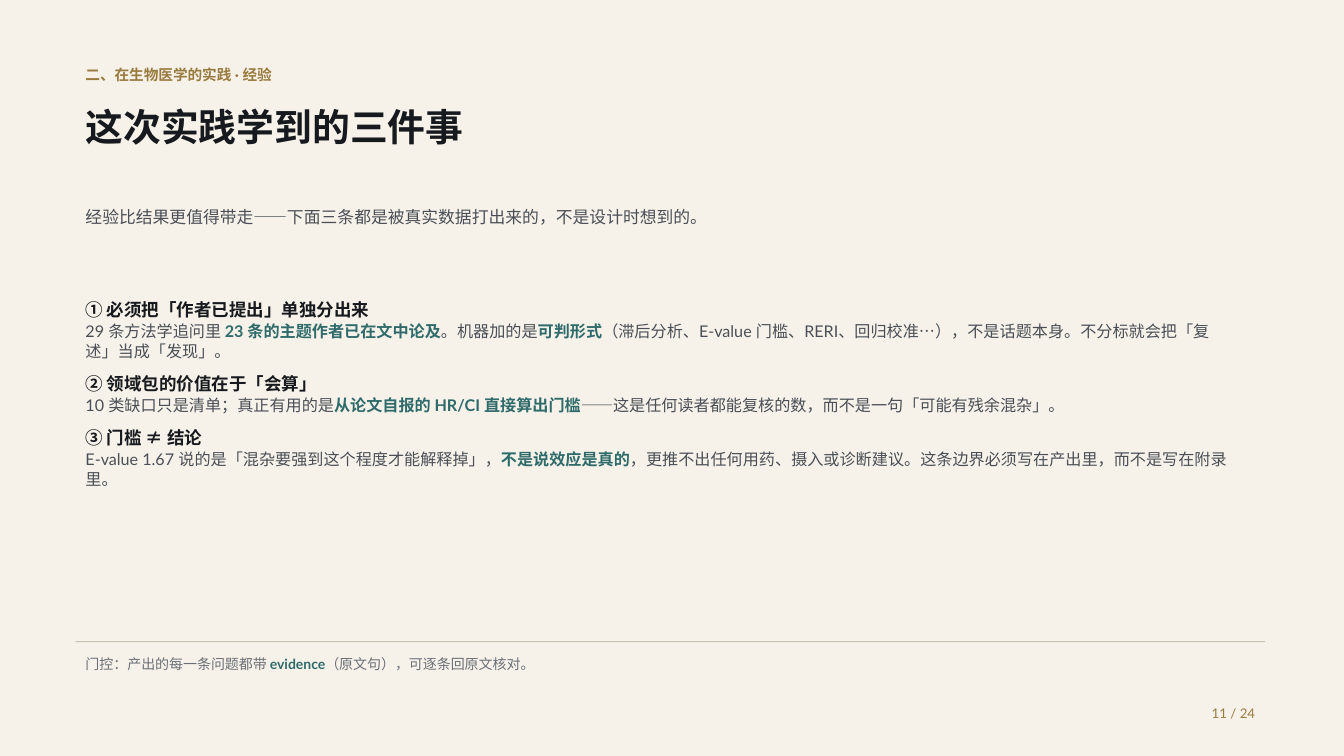
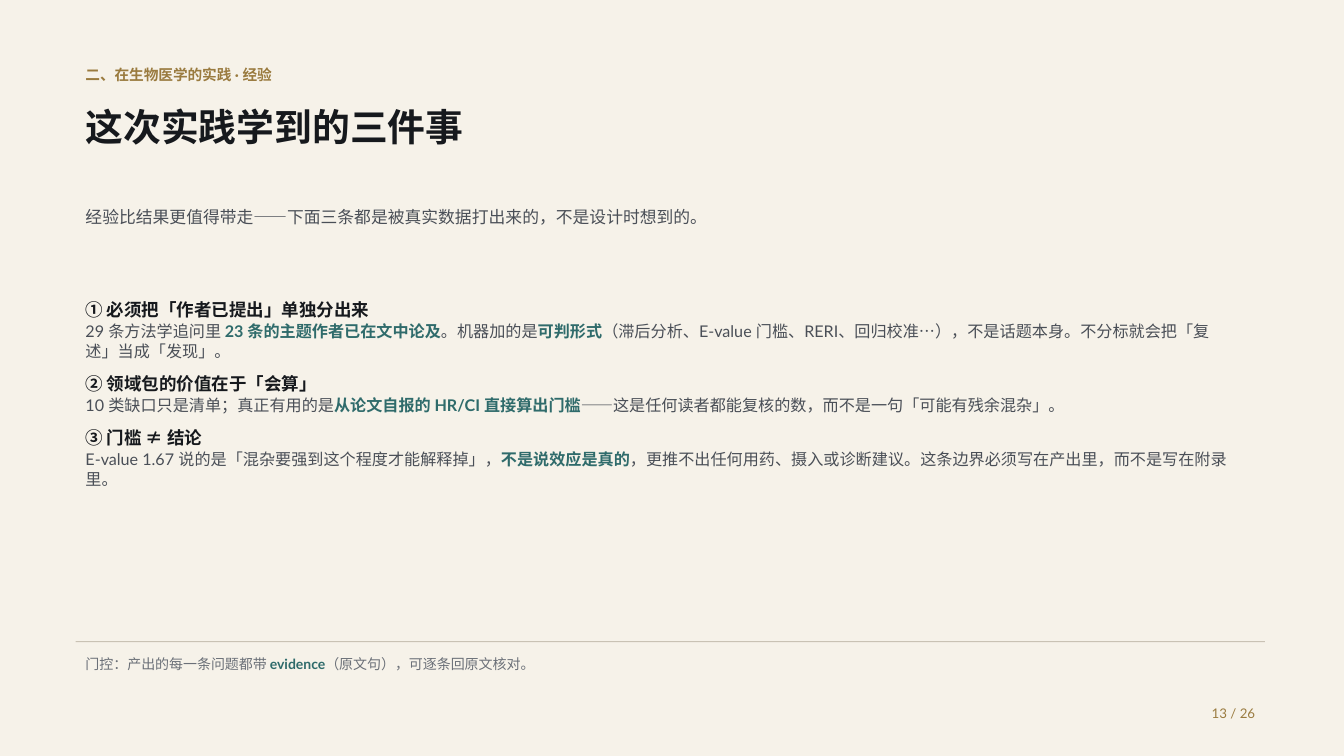
Before and after one commit to shikunpneg/ask-dao, a slide deck: slide 13 of docs/ppt/ask-dao-biomed-deck.pptx (slide 11 before the commit). Drawn at 1344x756 pixels with LibreOffice and Linux fonts; fonts in the diff are those of the drawing. Boxes give left, top, right and bottom in pixels: in the first picture for what was removed or moved away, otherwise in the second. Text is boxed around its words. In the diff, an @@ line names an element or a change of style, - is before the commit and + after.

```diff
--- a/docs/ppt/ask-dao-biomed-deck.pptx
+++ b/docs/ppt/ask-dao-biomed-deck.pptx
@@ text at box(1212, 708, 1255, 718): text changed @@
-11 / 24
+13 / 26
```
Also in this commit, not shown: 23 other slides changed, 2 slides added, 31 other files.
